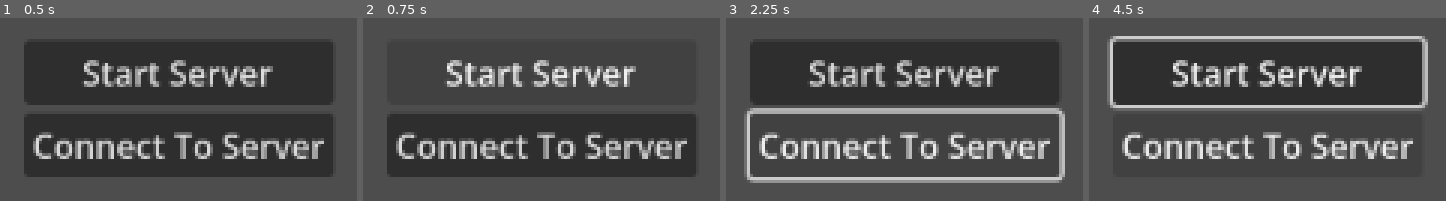
Above: before the commit, frames 1-4 (left to right).
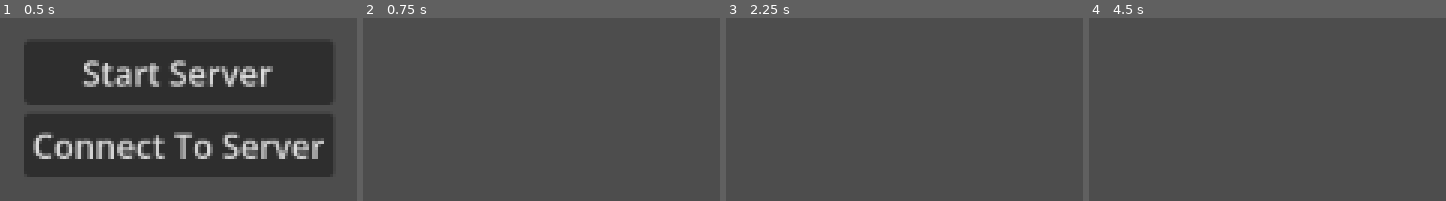
Above: after the commit, the same moments.

Repository: EliGrassi/Dungeon
Game: Godot game, scene res://scenes/main.tscn
Same seed, same stepped clock (60 frames per second), same inputs: the game is played once before the commit and once after it. The engine's default icon, where the game draws it, is replaced by a stand-in: a white triangle on a blue panel in a dark square.
Inputs (mouse positions are in pixels of both pictures, inside the frame that each line leads up to):
- Up to frame 1 (0.5 s): no input
- Up to frame 2 (0.75 s): click "Start Server" at 0.5 s
- Up to frame 3 (2.25 s): click (904, 146) at 1.25 s, where only the run before the commit has a clickable "Connect To Server"; hold Right (ui_right) from 2.03 s (still down)
- Up to frame 4 (4.5 s): release Right (ui_right) at 2.78 s; hold Down (ui_down) 2.78-3.53 s; hold Right (ui_right) 3.53-4.28 s; hold Up (ui_up) from 4.28 s (still down)

Frame 1 is identical in both runs. In frame 2, 31% of the frame differs, in the area x 6-94%, y 22-87%; in frame 3, 41%, in the area x 5-95%, y 13-91%; in frame 4, 41%.

Commit message:
fixed clients not spawning other clients when loading in by fixing packet reception for id assignment

Diff:
--- a/scripts/client_globals.gd
+++ b/scripts/client_globals.gd
@@ -25,8 +25,10 @@
 		id = data.id
 		handle_local_id_assignment.emit(id)
 
-		for remote_id in remote_ids:
+		for remote_id in data.remote_ids:
 			if remote_id == id: continue
+			if not remote_id in remote_ids:
+				remote_ids.append(remote_id)
 			handle_foreign_id_assignment.emit(remote_id)
 	else:
 		remote_ids.append(data.id)
--- a/scripts/menu_ui.gd
+++ b/scripts/menu_ui.gd
@@ -10,6 +10,11 @@
 func _on_server_start_pressed() -> void:
 	NetworkHandler.start_server()
 	ClientNetworkHandler.start_client()
+	remove_menu_ui()
 
 func _on_client_start_pressed() -> void:
 	ClientNetworkHandler.start_client()
+	remove_menu_ui()
+
+func remove_menu_ui() -> void:
+	queue_free()
--- a/scripts/spawner.gd
+++ b/scripts/spawner.gd
@@ -4,22 +4,12 @@
 
 
 func _ready() -> void:
-	NetworkHandler.on_client_connect.connect(spawn_player)
 
-	#Call an alternate script for spawning things locally that does not run if the
-	#client is also the server
-	ClientGlobals.handle_local_id_assignment.connect(server_spawner)
+	ClientGlobals.handle_local_id_assignment.connect(spawn_player)
 
 	ClientGlobals.handle_foreign_id_assignment.connect(spawn_player)
 
-
-#Does not perform client spawning if already covered by the client being the server
-func server_spawner(id: int) -> void:
-	if NetworkHandler.is_server: return
-	spawn_player(id)
-
 func spawn_player(id: int) -> void:
-
 	var new_player: Node = player.instantiate()
 	new_player.owner_id = id
 	new_player.name = str(id)
